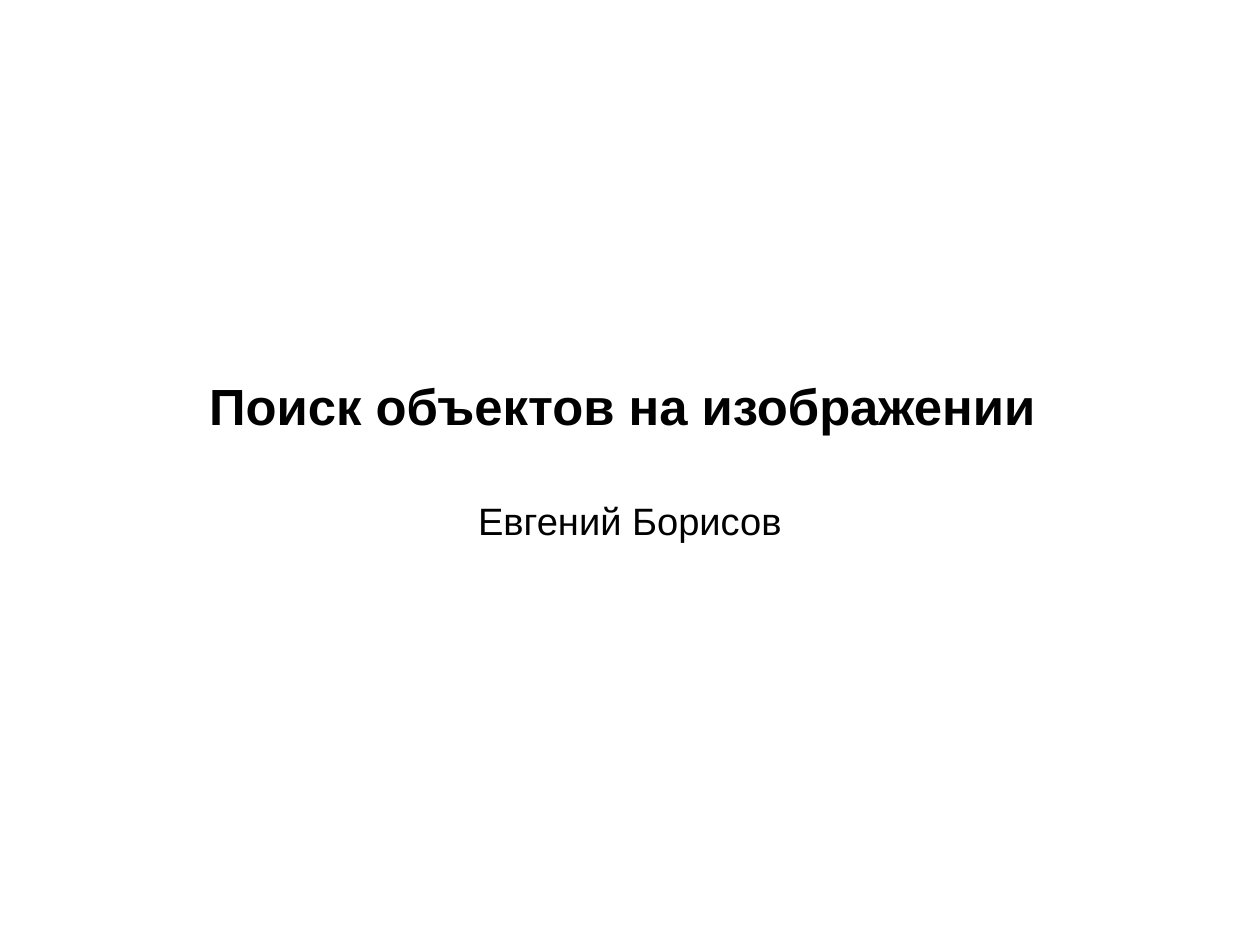
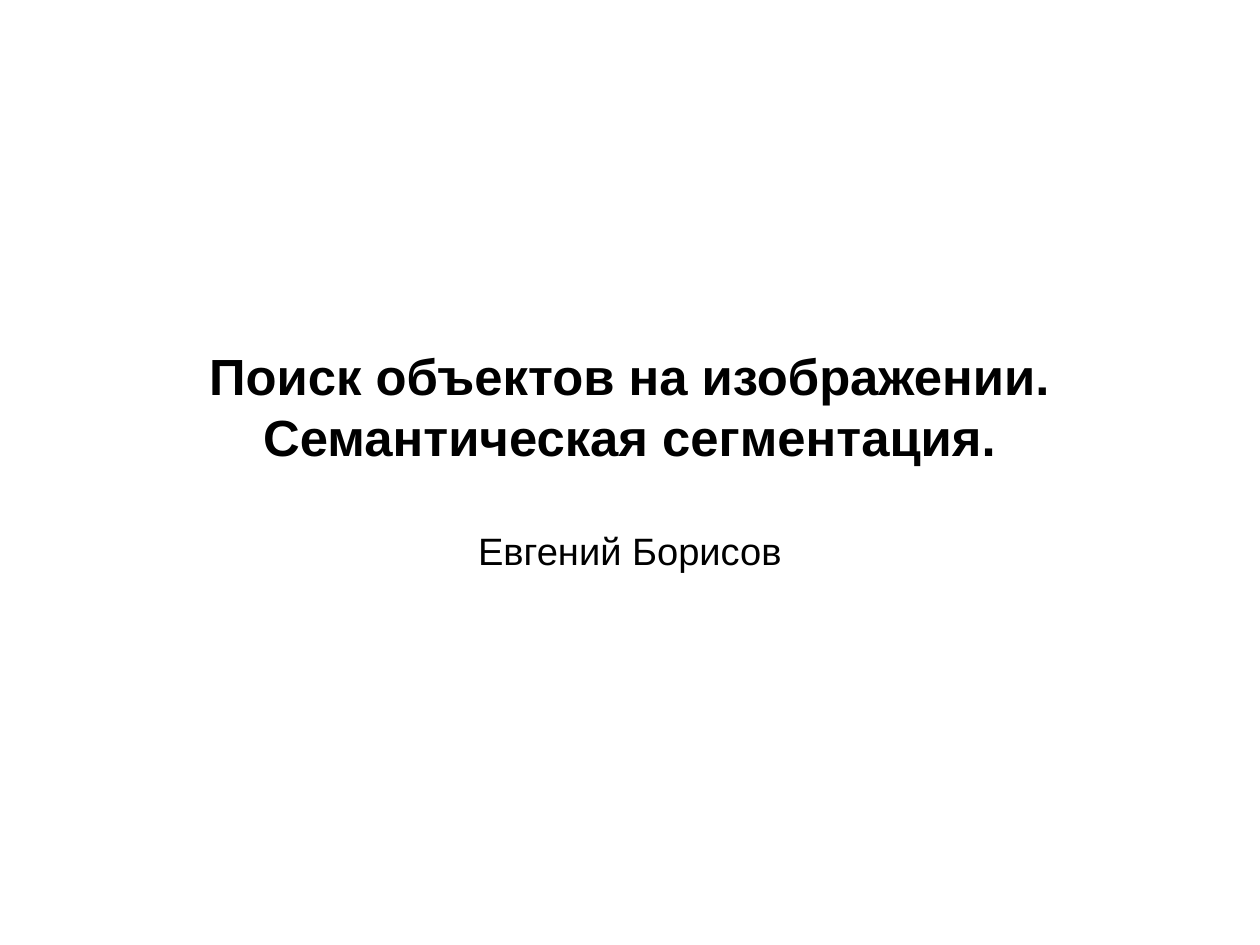
Before and after one commit to mechanoid5/ml_lectorium_legacy, a slide deck: slide 1 of 22-object-loc-img.odp. Drawn at 1260x945 pixels with LibreOffice and Linux fonts; fonts in the diff are those of the drawing; background and template pictures are left out. Boxes give left, top, right and bottom in pixels: in the first picture for what was removed or moved away, otherwise in the second. Text is boxed around its words. In the diff, an @@ line names an element or a change of style, - is before the commit and + after.

```diff
--- a/22-object-loc-img.odp
+++ b/22-object-loc-img.odp
@@ subtitle at (209,358,1050,466): text changed @@
-Поиск объектов на изображении
+Поиск объектов на изображении.
+Семантическая сегментация.
```
Also in this commit, not shown: 1 other slide changed, 3 slides added, 1 slide removed, 1 other file.
